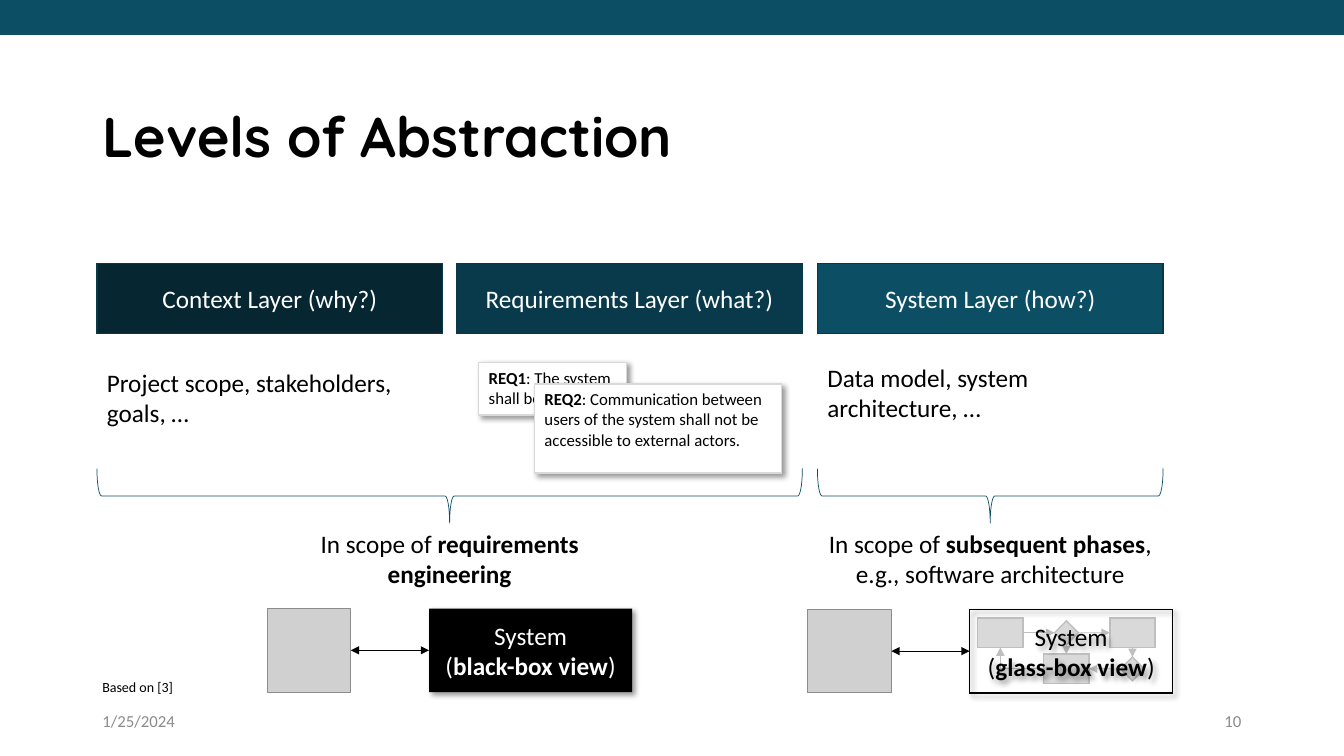
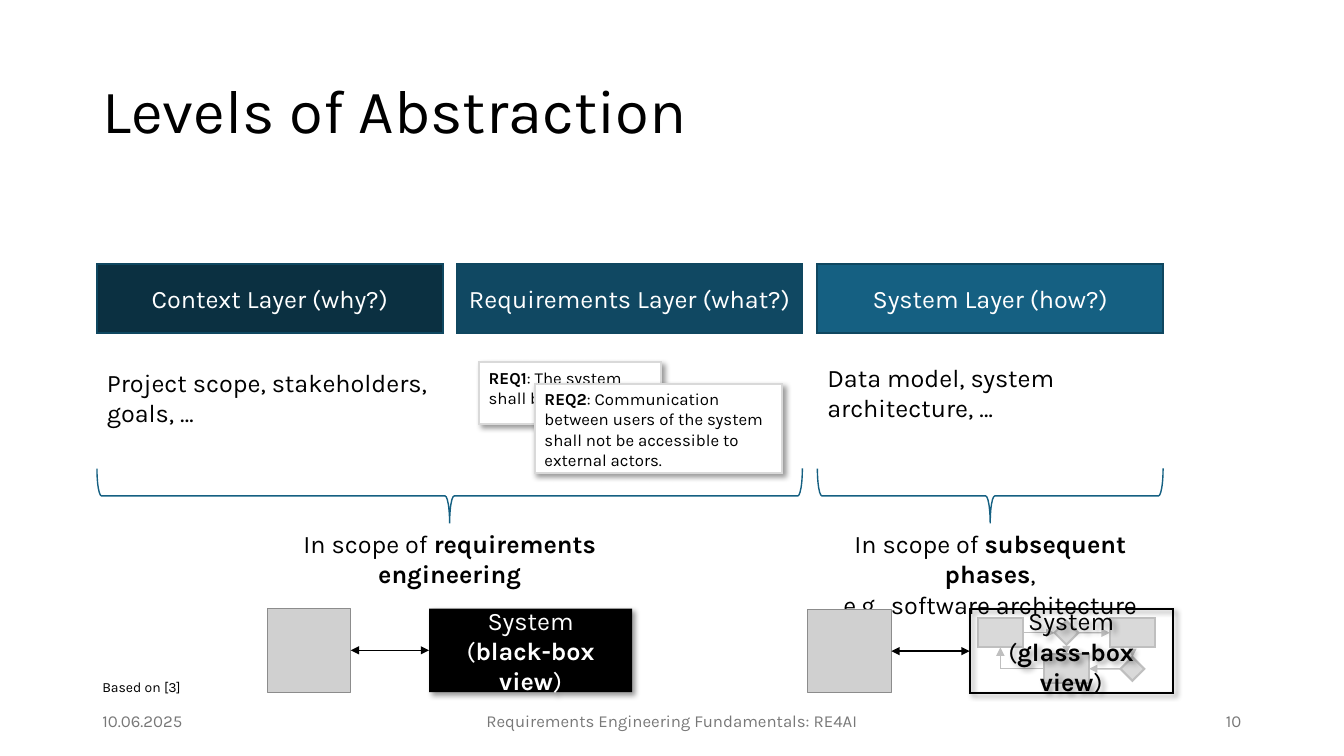
Before and after one commit to JulianFrattini/seminar-refun, a slide deck: slide 10 of slides/base/seminar-refun-base.pptx. Drawn at 1344x756 pixels with LibreOffice and Linux fonts; fonts in the diff are those of the drawing; grey boxes stand for pictures; background and template pictures are left out. Boxes give left, top, right and bottom in pixels: in the first picture for what was removed or moved away, otherwise in the second. Text is boxed around its words. In the diff, an @@ line names an element or a change of style, - is before the commit and + after.

```diff
--- a/slides/base/seminar-refun-base.pptx
+++ b/slides/base/seminar-refun-base.pptx
@@ rectangle removed at (x1=0, y1=0, x2=1344, y2=35) @@
@@ title "Levels of Abstraction" moved from (x1=102, y1=115, x2=673, y2=158) to (x1=102, y1=90, x2=686, y2=134) @@
@@ title "Levels of Abstraction" at (x1=102, y1=90, x2=686, y2=134): size 40 to 44 pt, font Quicksand to Karla, bold off; vertical alignment top to middle @@
@@ rectangle "Context Layer (why?)" at (x1=97, y1=264, x2=443, y2=334): font Calibri to Karla; fill #062732 to #0B3041; outline #093A4A 1 pt to #104760 1.5 pt @@
@@ rectangle "Requirements Layer (what?)" at (x1=457, y1=264, x2=803, y2=334): font Calibri to Karla; fill #093A4B to #104862; outline #093A4A 1 pt to #104760 1.5 pt @@
@@ rectangle "System Layer (how?)" at (x1=818, y1=264, x2=1164, y2=334): font Calibri to Karla; fill #0C4E64 to #156082; outline #093A4A 1 pt to #104760 1.5 pt @@
@@ rectangle "REQ1: The system shall be ..." at (x1=479, y1=363, x2=661, y2=424): font Calibri to Karla; outline #D9D9D9 1 pt to #D9D9D9 1.5 pt @@
@@ rectangle "REQ1: The system shall be ..." resized from (x1=479, y1=363, x2=627, y2=415) to (x1=479, y1=363, x2=661, y2=424) @@
@@ rectangle "REQ2: Communication between users of ..." at (x1=534, y1=384, x2=781, y2=473): font Calibri to Karla; outline #D9D9D9 1 pt to #D9D9D9 1.5 pt @@
@@ left brace at (x1=97, y1=469, x2=803, y2=523): outline #0C4E64 0.5 pt to #156082 1 pt @@
@@ left brace at (x1=817, y1=469, x2=1163, y2=524): outline #0C4E64 0.5 pt to #156082 1 pt @@
@@ rectangle "System" at (x1=970, y1=610, x2=1173, y2=694): font Calibri to Karla; outline #000000 1 pt to #000000 1.5 pt @@
@@ elbow arrow (1044, 668) - (1000, 647): stroke #BFBFBF 0.5 pt to #BFBFBF 1 pt @@
@@ arrow (1023, 633) - (1055, 633): stroke #BFBFBF 0.5 pt to #BFBFBF 1 pt @@
@@ arrow (1067, 645) - (1067, 654): stroke #BFBFBF 0.5 pt to #BFBFBF 1 pt @@
@@ arrow (1079, 633) - (1110, 633): stroke #BFBFBF 0.5 pt to #BFBFBF 1 pt @@
@@ outline #BFBFBF 1 pt to #BFBFBF 1.5 pt in 5 elements at (x1=978, y1=618, x2=1023, y2=647), (x1=1055, y1=621, x2=1079, y2=645), (x1=1044, y1=654, x2=1089, y2=684), (x1=1110, y1=618, x2=1155, y2=647), (x1=1121, y1=657, x2=1145, y2=682) @@
@@ arrow (1133, 647) - (1133, 657): stroke #BFBFBF 0.5 pt to #BFBFBF 1 pt @@
@@ font Calibri to Karla in 6 elements at (x1=107, y1=374, x2=427, y2=429), (x1=827, y1=369, x2=1055, y2=420), (x1=303, y1=535, x2=596, y2=589), (x1=843, y1=535, x2=1137, y2=620), (x1=430, y1=609, x2=632, y2=693), (x1=102, y1=681, x2=181, y2=694) @@
@@ arrow (1121, 669) - (1089, 668): stroke #BFBFBF 0.5 pt to #BFBFBF 1 pt @@
@@ text at (x1=102, y1=716, x2=182, y2=727): text changed; font Calibri to Karla; text colour #8C8C8C to #797979 @@
-1/25/2024
+10.06.2025
@@ text added at (x1=486, y1=715, x2=857, y2=731), 12 pt, text #797979 @@
+Requirements Engineering Fundamentals: RE4AI
@@ page number at (x1=1226, y1=716, x2=1241, y2=727): font Calibri to Karla, text colour #8C8C8C to #797979 @@
```
Also in this commit, not shown: 38 other slides changed, 4 slides added, 5 slides removed, 1 other file.
